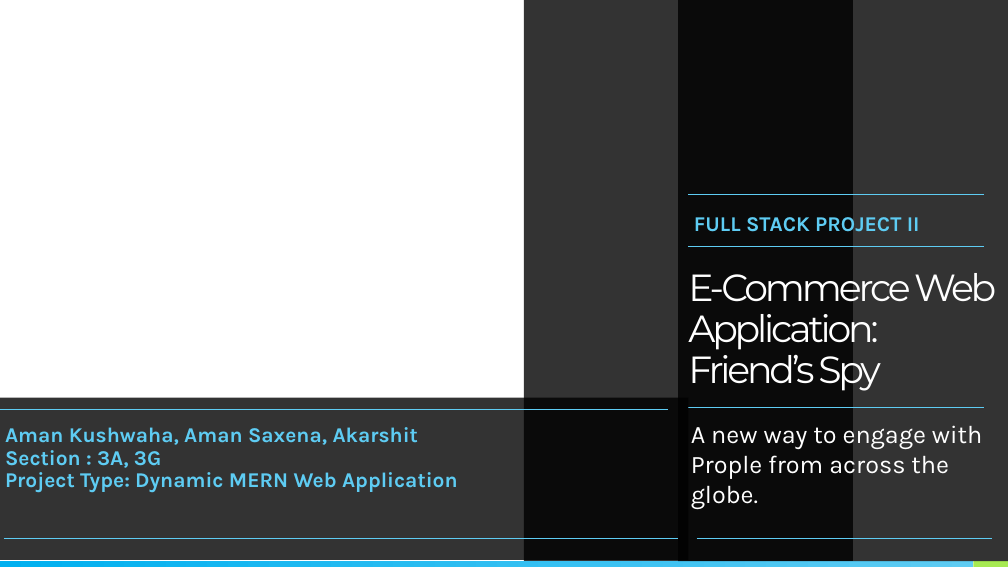
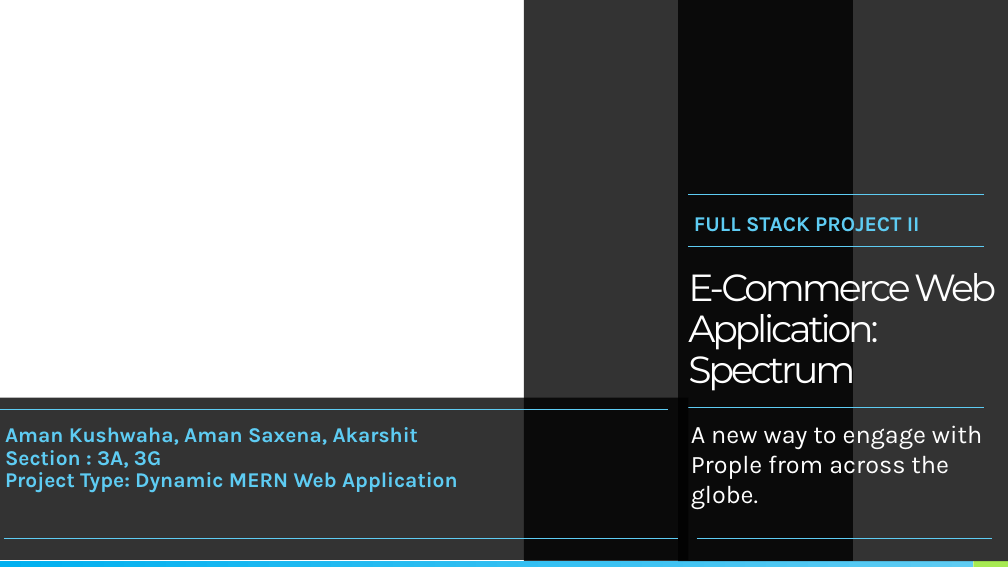
Before and after one commit to amankushwaha577/Spectrum, a slide deck: slide 1 of 4. Presentation/Spectrum PPT.pptx. Drawn at 1008x567 pixels with LibreOffice and Linux fonts; fonts in the diff are those of the drawing; background and template pictures are left out. Boxes give left, top, right and bottom in pixels: in the first picture for what was removed or moved away, otherwise in the second. Text is boxed around its words. In the diff, an @@ line names an element or a change of style, - is before the commit and + after.

Commit message:
ppt

```diff
--- a/4. Presentation/Spectrum PPT.pptx
+++ b/4. Presentation/Spectrum PPT.pptx
@@ title at [688,265,996,393]: text changed @@
-E-Commerce Web Application:
-Friend’s Spy
+E-Commerce Web Application:
+Spectrum
```
